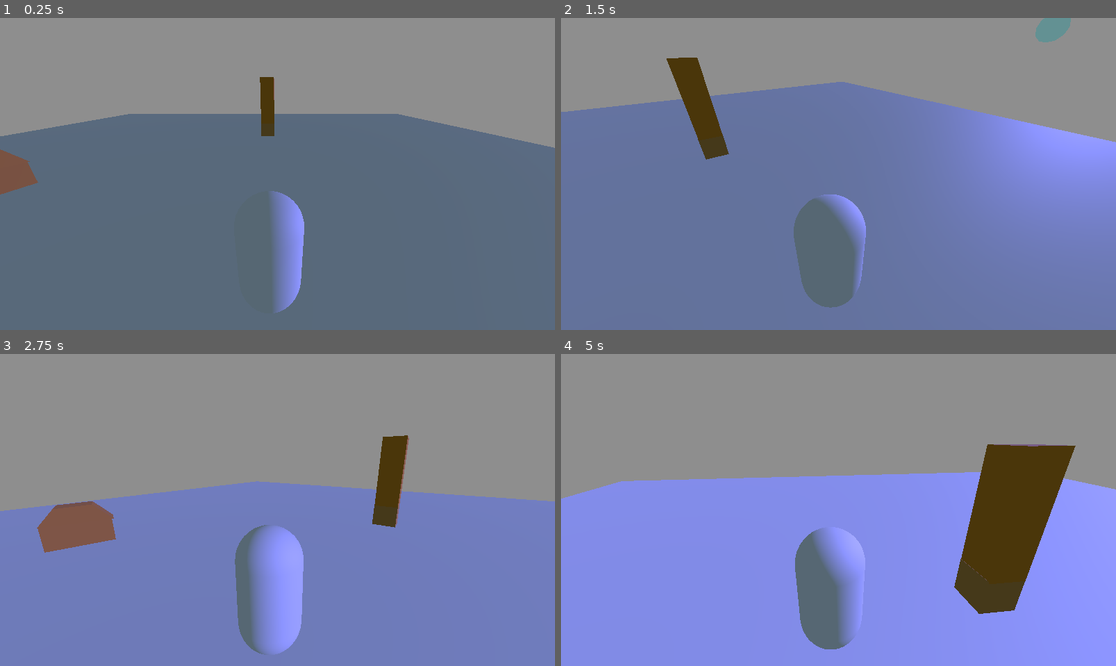
Above: before the commit, frames 1-4 (two rows, left to right).
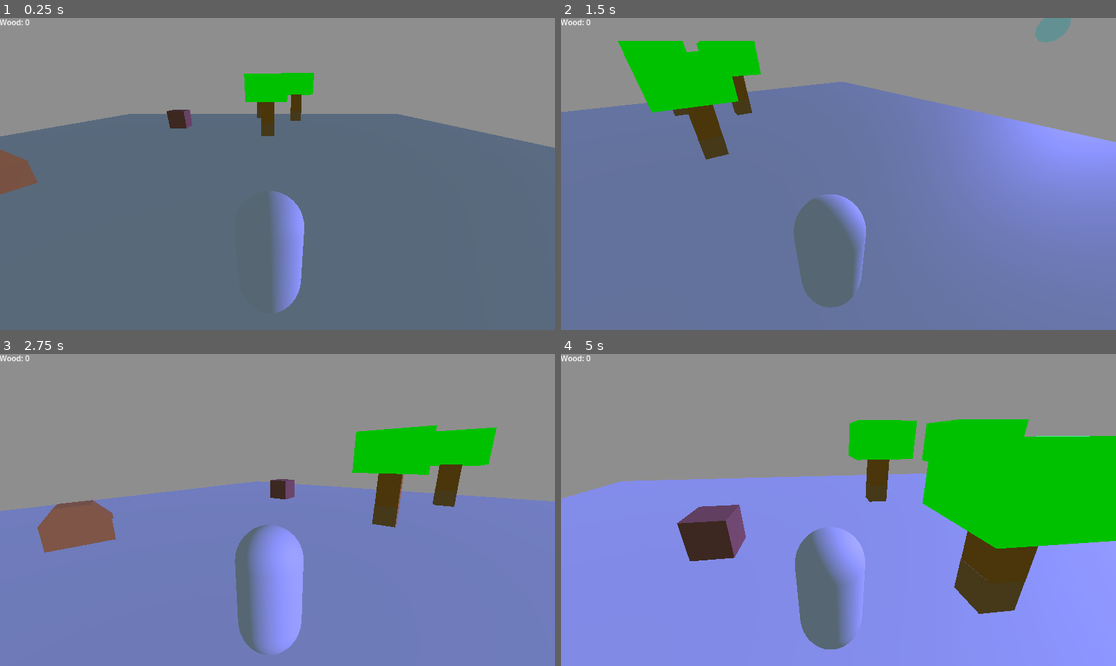
Above: after the commit, the same moments.

Repository: BossIion/3rd-person-game
Game: Godot game, scene res://scenes/Open_World.tscn
The game is run twice, just before and just after one commit, with the same random seed, the same clock (stepped at 60 frames per second) and the same inputs.
Inputs (mouse positions are in pixels of both pictures, inside the frame that each line leads up to):
- Up to frame 1 (0.25 s): no input
- Up to frame 2 (1.5 s): tap Enter at 0.5 s; move the mouse to (810, 236) at 0.52 s; hold E (open_chest, bound only before the commit) 0.53-1.28 s; hold W (ui_up) from 0.53 s (still down); click (810, 236) at 0.6 s; tap Space (ui_accept) at 0.77 s; move the mouse to (1005, 220) at 1.27 s; tap E (open_chest, bound only before the commit) at 1.35 s
- Up to frame 3 (2.75 s): tap Space (ui_accept) at 1.52 s; click (444, 556) at 1.55 s; move the mouse to (111, 463) at 2.02 s; release W (ui_up) at 2.03 s; hold A (ui_left) from 2.03 s (still down); hold E (open_chest, bound only before the commit) from 2.03 s (still down); click (111, 463) at 2.1 s
- Up to frame 4 (5 s): move the mouse to (866, 510) at 2.77 s; release E (open_chest, bound only before the commit) at 2.78 s; tap Middle mouse button (mouse_middle) at 2.85 s; tap Space (ui_accept) at 3.02, 3.77, 4.52 s; click (866, 510) at 3.05 s; move the mouse to (816, 503) at 3.52 s; release A (ui_left) at 3.53 s; hold E (open_chest, bound only before the commit) 3.53-4.28 s; hold W (ui_up) from 3.53 s (still down); move the mouse to (866, 510) at 4.27 s; tap 9 (release_mouse) at 4.35 s; click (866, 510) at 4.55 s

The runs differ from the first frame. In frame 1, 1.5% of the frame differs, in the area x 0-57%, y 0-47%; in frame 2, 4.7%; in frame 3, 4.2%; in frame 4, 16%, in the area x 0-100%, y 0-67%.

Commit message:
Crafting bench

Diff:
--- /dev/null
+++ b/control.gd
@@ -0,0 +1,15 @@
+extends Control
+
+
+# Called when the node enters the scene tree for the first time.
+func _ready() -> void:
+	pass # Replace with function body.
+
+
+# Called every frame. 'delta' is the elapsed time since the previous frame.
+func _process(delta: float) -> void:
+	pass
+
+
+func _on_button_pressed() -> void:
+	$"../Crafting Table".buy_house
--- /dev/null
+++ b/crafting_table.gd
@@ -0,0 +1,35 @@
+extends Node3D
+var in_range = false
+var opened = false
+# Called when the node enters the scene tree for the first time.
+func _ready() -> void:
+	pass # Replace with function body.
+
+
+# Called every frame. 'delta' is the elapsed time since the previous frame.
+func _process(delta: float) -> void:
+	if in_range:
+		if Input.is_action_just_pressed("open") and opened == false:
+			opened = true
+			$"../Crafting_bench_ui"["visible"] = true
+			print("opened")
+		elif opened == true and Input.is_action_just_pressed("open"):
+			$"../Crafting_bench_ui"["visible"] = false
+			print("closed")
+			opened = false
+
+
+func buy_house():
+	if $"../Player".wood >= 5:
+		$"../House"["visible"] = true
+
+func _on_area_3d_body_entered(body: Node3D) -> void:
+	if body.name == "Player":
+		in_range = true
+		$Label3D["visible"] = true
+
+
+func _on_area_3d_body_exited(body: Node3D) -> void:
+		if body.name == "Player":
+			in_range = false
+			$Label3D["visible"] = false
--- a/project.godot
+++ b/project.godot
@@ -68,7 +68,7 @@
 "events": [Object(InputEventKey,"resource_local_to_scene":false,"resource_name":"","device":-1,"window_id":0,"alt_press …(195 unchanged characters)…
 ]
 }
-open_chest={
+open={
 "deadzone": 0.2,
 "events": [Object(InputEventKey,"resource_local_to_scene":false,"resource_name":"","device":-1,"window_id":0,"alt_press …(192 unchanged characters)…
 ]
--- a/scenes/Open_World.tscn
+++ b/scenes/Open_World.tscn
@@ -1,10 +1,13 @@
-[gd_scene load_steps=15 format=3 uid="uid://bpmqngcywil86"]
+[gd_scene load_steps=18 format=3 uid="uid://bpmqngcywil86"]
 
 [ext_resource type="PackedScene" uid="uid://bb18bilw8dg65" path="res://scenes/player.tscn" id="1_player"]
 [ext_resource type="PackedScene" uid="uid://b7ijv2qhwgs7g" path="res://scenes/axe.tscn" id="2_axe"]
 [ext_resource type="PackedScene" uid="uid://yqq5voq4gtk2" path="res://scenes/tree.tscn" id="3_tree"]
 [ext_resource type="PackedScene" uid="uid://betpfe0s85icb" path="res://scenes/chest.tscn" id="4_chest"]
 [ext_resource type="Script" uid="uid://brldl6r7w8blk" path="res://scenes/directional_light_3d.gd" id="5_script"]
+[ext_resource type="PackedScene" uid="uid://cj1mqxg046utx" path="res://scenes/crafting_table.tscn" id="6_w7eur"]
+[ext_resource type="PackedScene" uid="uid://bqfw3sqe8h0jm" path="res://scenes/house.tscn" id="7_onqla"]
+[ext_resource type="PackedScene" uid="uid://wlyiwb3e37pl" path="res://scenes/control.tscn" id="8_340wd"]
 
 [sub_resource type="Animation" id="Animation_axe_swing"]
 resource_name = "Axe_SWING"
@@ -40,6 +43,57 @@
 _data = {
 &"Axe_SWING": SubResource("Animation_axe_swing"),
 &"RESET": SubResource("Animation_reset")
+}
+
+[sub_resource type="Animation" id="Animation_w7eur"]
+length = 0.001
+tracks/0/type = "value"
+tracks/0/imported = false
+tracks/0/enabled = true
+tracks/0/path = NodePath(".:rotation")
+tracks/0/interp = 1
+tracks/0/loop_wrap = true
+tracks/0/keys = {
+"times": PackedFloat32Array(0),
+"transitions": PackedFloat32Array(1),
+"update": 0,
+"values": [Vector3(0, 0, 0)]
+}
+tracks/1/type = "value"
+tracks/1/imported = false
+tracks/1/enabled = true
+tracks/1/path = NodePath("DirectionalLight_Main:light_energy")
+tracks/1/interp = 1
+tracks/1/loop_wrap = true
+tracks/1/keys = {
+"times": PackedFloat32Array(0),
+"transitions": PackedFloat32Array(1),
+"update": 0,
+"values": [0.0]
+}
+tracks/2/type = "value"
+tracks/2/imported = false
+tracks/2/enabled = true
+tracks/2/path = NodePath("DirectionalLight_Ambient:light_energy")
+tracks/2/interp = 1
+tracks/2/loop_wrap = true
+tracks/2/keys = {
+"times": PackedFloat32Array(0),
+"transitions": PackedFloat32Array(1),
+"update": 0,
+"values": [3.0]
+}
+tracks/3/type = "value"
+tracks/3/imported = false
+tracks/3/enabled = true
+tracks/3/path = NodePath("../WorldEnvironment:environment:ambient_light_energy")
+tracks/3/interp = 1
+tracks/3/loop_wrap = true
+tracks/3/keys = {
+"times": PackedFloat32Array(0),
+"transitions": PackedFloat32Array(1),
+"update": 0,
+"values": [0.7]
 }
 
 [sub_resource type="Animation" id="Animation_ue37c"]
@@ -95,57 +149,6 @@
 "values": [0.7, 0.7, 1.2, 1.2, 0.7]
 }
 
-[sub_resource type="Animation" id="Animation_w7eur"]
-length = 0.001
-tracks/0/type = "value"
-tracks/0/imported = false
-tracks/0/enabled = true
-tracks/0/path = NodePath(".:rotation")
-tracks/0/interp = 1
-tracks/0/loop_wrap = true
-tracks/0/keys = {
-"times": PackedFloat32Array(0),
-"transitions": PackedFloat32Array(1),
-"update": 0,
-"values": [Vector3(0, 0, 0)]
-}
-tracks/1/type = "value"
-tracks/1/imported = false
-tracks/1/enabled = true
-tracks/1/path = NodePath("DirectionalLight_Main:light_energy")
-tracks/1/interp = 1
-tracks/1/loop_wrap = true
-tracks/1/keys = {
-"times": PackedFloat32Array(0),
-"transitions": PackedFloat32Array(1),
-"update": 0,
-"values": [0.0]
-}
-tracks/2/type = "value"
-tracks/2/imported = false
-tracks/2/enabled = true
-tracks/2/path = NodePath("DirectionalLight_Ambient:light_energy")
-tracks/2/interp = 1
-tracks/2/loop_wrap = true
-tracks/2/keys = {
-"times": PackedFloat32Array(0),
-"transitions": PackedFloat32Array(1),
-"update": 0,
-"values": [3.0]
-}
-tracks/3/type = "value"
-tracks/3/imported = false
-tracks/3/enabled = true
-tracks/3/path = NodePath("../WorldEnvironment:environment:ambient_light_energy")
-tracks/3/interp = 1
-tracks/3/loop_wrap = true
-tracks/3/keys = {
-"times": PackedFloat32Array(0),
-"transitions": PackedFloat32Array(1),
-"update": 0,
-"values": [0.7]
-}
-
 [sub_resource type="AnimationLibrary" id="AnimationLibrary_onqla"]
 _data = {
 &"RESET": SubResource("Animation_w7eur"),
@@ -179,7 +182,7 @@
 transform = Transform3D(1, 0, 0, 0, 1, 0, 0, 0, 1, 1.79132, -0.469632, 1.1526)
 
 [node name="Axe" parent="." instance=ExtResource("2_axe")]
-transform = Transform3D(-0.0275296, 0.99934, -0.023714, 0.996357, 0.0293475, 0.0800701, 0.0807131, -0.0214233, -0.996507, -8.90003, -1.05956, -3.05869)
+transform = Transform3D(-0.0275296, 0.99934, -0.023714, 0.996356, 0.0293475, 0.0800701, 0.0807131, -0.0214233, -0.996507, -8.90003, -1.05956, -3.05869)
 
 [node name="AnimationPlayer2" type="AnimationPlayer" parent="Axe"]
 libraries = {
@@ -227,4 +230,30 @@
 [node name="WorldEnvironment" type="WorldEnvironment" parent="."]
 environment = SubResource("Environment_ue37c")
 
+[node name="Area3D" parent="." instance=ExtResource("3_tree")]
+transform = Transform3D(1, 0, 0, 0, 1, 0, 0, 0, 1, 3.78606, -1.46963, -18.0412)
+
+[node name="Area3D2" parent="." instance=ExtResource("3_tree")]
+transform = Transform3D(1, 0, 0, 0, 1, 0, 0, 0, 1, 0.191913, -1.46963, -20.2736)
+
+[node name="Label" type="Label" parent="."]
+anchors_preset = -1
+anchor_right = 0.065
+anchor_bottom = 0.071
+offset_left = -1.0
+offset_top = -3.0
+offset_right = 83.12
+offset_bottom = 33.992
+text = "Wood: 0"
+
+[node name="Crafting Table" parent="." instance=ExtResource("6_w7eur")]
+transform = Transform3D(-1.49934, 0, -0.0446302, 0, 1.5, 0, 0.0446302, 0, -1.49934, -7.22007, -0.394399, -16.0236)
+
+[node name="House" parent="." instance=ExtResource("7_onqla")]
+transform = Transform3D(1, 0, 0, 0, 1, 0, 0, 0, 1, -15.3564, 3.06558, -24.8252)
+visible = false
+
+[node name="Crafting_bench_ui" parent="." instance=ExtResource("8_340wd")]
+visible = false
+
 [connection signal="timeout" from="Timer" to="Node3D/DirectionalLight_Main" method="_on_timer_timeout"]
--- a/scenes/chest.tscn
+++ b/scenes/chest.tscn
@@ -63,18 +63,18 @@
 shape = SubResource("BoxShape3D_8uwsg")
 
 [node name="CSGBox3D" type="CSGBox3D" parent="Area3D"]
-transform = Transform3D(1, 0, 0, 0, 1, 0, 0, 0, 0.963838, 0.560547, 0, 0)
+transform = Transform3D(1, 0, 0, 0, 1, 0, 0, 0, 0.963838, 0.560547, 0, 0.167483)
 use_collision = true
-size = Vector3(2.12842, 1, 1)
+size = Vector3(2.12842, 1, 1.34753)
 material = SubResource("StandardMaterial3D_oii8l")
 
 [node name="CSGBox3D2" type="CSGBox3D" parent="Area3D/CSGBox3D"]
-transform = Transform3D(0.999993, 0.000997475, 0.00364625, -0.00100144, 0.999999, 0.00116451, -0.00351327, -0.00112593, 1.03751, -0.00987738, 0.131592, -0.000915414)
+transform = Transform3D(0.99999, 0.00099747, 0.00364624, -0.00100143, 0.999996, 0.0011645, -0.00351327, -0.00112593, 1.03751, -0.00984824, 0.131601, 0.00738011)
 operation = 2
-size = Vector3(2.04916, 0.839355, 0.848877)
+size = Vector3(2.04916, 0.839355, 1.17175)
 
 [node name="CSGPolygon3D" type="CSGPolygon3D" parent="Area3D"]
-transform = Transform3D(1, 0, 0, 0, 1, 0, 0, 0, 0.963838, -0.566484, 0.469906, 0.465869)
+transform = Transform3D(1, 0, 0, 0, 1, 0, 0, 0, 1.2796, -0.564322, 0.469906, 0.794196)
 polygon = PackedVector2Array(0, 0, 0.603676, 0.704583, 1.71115, 0.669183, 2.21448, 0.0231261)
 material = SubResource("StandardMaterial3D_gqd3d")
 
--- /dev/null
+++ b/scenes/control.tscn
@@ -0,0 +1,60 @@
+[gd_scene load_steps=2 format=3 uid="uid://wlyiwb3e37pl"]
+
+[ext_resource type="Script" uid="uid://dpysh5saawey1" path="res://control.gd" id="1_5p55f"]
+
+[node name="Crafting_bench_ui" type="Control"]
+layout_mode = 3
+anchors_preset = 15
+anchor_right = 1.0
+anchor_bottom = 1.0
+grow_horizontal = 2
+grow_vertical = 2
+script = ExtResource("1_5p55f")
+
+[node name="ColorRect" type="ColorRect" parent="."]
+layout_mode = 0
+offset_right = 40.0
+offset_bottom = 40.0
+scale = Vector2(28.56, 16.16)
+color = Color(0.207958, 0.230618, 0.807337, 1)
+
+[node name="GridContainer" type="GridContainer" parent="."]
+layout_mode = 0
+offset_right = 40.0
+offset_bottom = 40.0
+scale = Vector2(28.8, 16.2)
+
+[node name="Label" type="Label" parent="."]
+layout_mode = 0
+offset_right = 237.0
+offset_bottom = 23.0
+scale = Vector2(4.82528, 7.33935)
+text = "Welcome to the crafting bench"
+
+[node name="Label2" type="Label" parent="."]
+layout_mode = 0
+offset_left = 6.0
+offset_top = 113.0
+offset_right = 283.0
+offset_bottom = 136.0
+scale = Vector2(4.16, 6.6)
+text = "Click on the button to craft the item"
+
+[node name="Label3" type="Label" parent="."]
+layout_mode = 0
+offset_left = 26.0
+offset_top = 256.0
+offset_right = 75.0
+offset_bottom = 279.0
+scale = Vector2(6.66897, 5.3481)
+text = "House"
+
+[node name="Button" type="Button" parent="."]
+layout_mode = 0
+offset_left = 391.0
+offset_top = 271.0
+offset_right = 399.0
+offset_bottom = 279.0
+scale = Vector2(11.8873, 13.5259)
+
+[connection signal="pressed" from="Button" to="." method="_on_button_pressed"]
--- /dev/null
+++ b/scenes/crafting_table.tscn
@@ -0,0 +1,31 @@
+[gd_scene load_steps=4 format=3 uid="uid://cj1mqxg046utx"]
+
+[ext_resource type="Script" uid="uid://bw54l2e17u5nx" path="res://crafting_table.gd" id="1_87o7u"]
+
+[sub_resource type="BoxShape3D" id="BoxShape3D_4xt1u"]
+size = Vector3(4.46866, 1.69238, 4.04901)
+
+[sub_resource type="StandardMaterial3D" id="StandardMaterial3D_itlxs"]
+albedo_color = Color(0.386838, 0.220379, 0.16309, 1)
+
+[node name="Crafting Table" type="Node3D"]
+script = ExtResource("1_87o7u")
+
+[node name="Area3D" type="Area3D" parent="."]
+
+[node name="CollisionShape3D" type="CollisionShape3D" parent="Area3D"]
+transform = Transform3D(1.14192, 0, 0, 0, 1.14192, 0, 0, 0, 1.14192, 0.101376, 0.346191, -0.000209928)
+shape = SubResource("BoxShape3D_4xt1u")
+
+[node name="CSGBox3D" type="CSGBox3D" parent="."]
+transform = Transform3D(1, 0, 0, 0, 1, 0, 0, 0, 1, 9.03606e-05, 0.0181216, -0.00324202)
+material = SubResource("StandardMaterial3D_itlxs")
+
+[node name="Label3D" type="Label3D" parent="."]
+transform = Transform3D(-1.25176, 0, -0.020322, 0, 1.91531, 0, 0.0409722, 0, -0.576776, 0.0402617, 1.08465, -0.232993)
+visible = false
+text = "Press E to open
+ the crafting table
+"
+
+[connection signal="body_entered" from="Area3D" to="." method="_on_area_3d_body_entered"]
--- /dev/null
+++ b/scenes/house.tscn
@@ -0,0 +1,16 @@
+[gd_scene format=3 uid="uid://bqfw3sqe8h0jm"]
+
+[node name="House" type="Node3D"]
+
+[node name="CSGBox3D" type="CSGBox3D" parent="."]
+transform = Transform3D(9.24822, 0, 0, 0, 7.98942, 0, 0, 0, 8.1678, 0, 0, 0)
+
+[node name="CSGBox3D2" type="CSGBox3D" parent="."]
+transform = Transform3D(1, 0, 0, 0, 1, 0, 0, 0, 1, 1.31955, -0.111237, -0.0471802)
+operation = 2
+size = Vector3(3.6391, 7.55475, 6.89587)
+
+[node name="CSGBox3D3" type="CSGBox3D" parent="."]
+transform = Transform3D(1, 0, 0, 0, 1, 0, 0, 0, 1, 4.32002, -2.34686, -0.12967)
+operation = 2
+size = Vector3(1, 3.40771, 2.04907)
--- a/scenes/tree.tscn
+++ b/scenes/tree.tscn
@@ -10,6 +10,9 @@
 
 [sub_resource type="StandardMaterial3D" id="StandardMaterial3D_vplca"]
 albedo_color = Color(0.470756, 0.289069, 0.0703584, 1)
+
+[sub_resource type="StandardMaterial3D" id="StandardMaterial3D_viusy"]
+albedo_color = Color(0, 1, 0, 1)
 
 [sub_resource type="Animation" id="Animation_vplca"]
 resource_name = "RESET"
@@ -71,8 +74,15 @@
 size = Vector3(0.947266, 3.18506, 1)
 material = SubResource("StandardMaterial3D_vplca")
 
+[node name="CSGBox3D" type="CSGBox3D" parent="CollisionShape3D/Node3D"]
+transform = Transform3D(1, 0, 0, 0, 0.999997, 1.08033e-07, 0, -9.68575e-08, 0.999994, 0.00848378, 0.0756659, 2.52508)
+size = Vector3(2.79846, 2.55945, 1.8175)
+material = SubResource("StandardMaterial3D_viusy")
+
 [node name="AnimationPlayer" type="AnimationPlayer" parent="."]
 root_node = NodePath("../CollisionShape3D/Node3D")
 libraries = {
 &"": SubResource("AnimationLibrary_viusy")
 }
+
+[connection signal="animation_finished" from="AnimationPlayer" to="." method="_on_animation_player_animation_finished"]
--- a/scripts/character_body_3d.gd
+++ b/scripts/character_body_3d.gd
@@ -4,7 +4,7 @@
 var WALK_SPEED = 5.0
 var SPRINT_SPEED = 10.0
 const JUMP_VELOCITY = 4.5
-
+var wood = 0
 # Track mouse capture state
 var is_mouse_captured = false  # Set this to false by default
 
--- a/scripts/chest.gd
+++ b/scripts/chest.gd
@@ -8,7 +8,7 @@
 
 # Called every frame. 'delta' is the elapsed time since the previous frame.
 func _process(delta: float) -> void:
-	if in_range and Input.is_action_pressed("open_chest") and not opened:
+	if in_range and Input.is_action_pressed("open") and not opened:
 		opened = true
 		$AnimationPlayer.play("Chest_Open")
 
--- a/scripts/tree.gd
+++ b/scripts/tree.gd
@@ -21,9 +21,14 @@
 
 func _process(_delta):
 	# Check for input every frame, but only if the axe is in range.
-	if axe_in_range and animaton_finished == false:
-		if Input.is_action_just_pressed("click"):
-			print("clicked")
+	if axe_in_range and Input.is_action_just_pressed("click"):
+		print("clicked")
+		if animaton_finished == false:
+			$"../Player".wood += 3
+			$"../Label".text = "Wood " + str($"../Player".wood)
 			# Assuming the AnimationPlayer is a child of the current node
 			$AnimationPlayer.play("Tree_Fall")
 			animaton_finished = true
+
+func _on_animation_player_animation_finished(anim_name: StringName) -> void:
+	queue_free()
Not shown, added: control.gd.uid
Not shown, added: crafting_table.gd.uid
Empty file added: scenes/label.gd
Not shown, added: scenes/label.gd.uid
Not shown: 1 places in scenes/tree.tscn that only renumber resources
